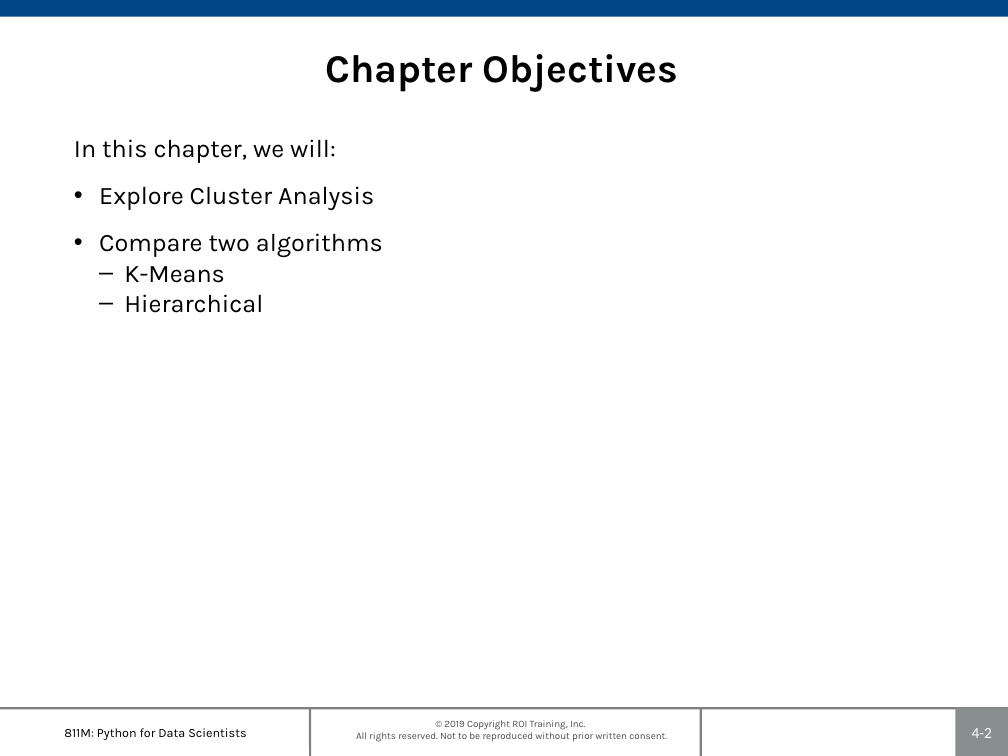
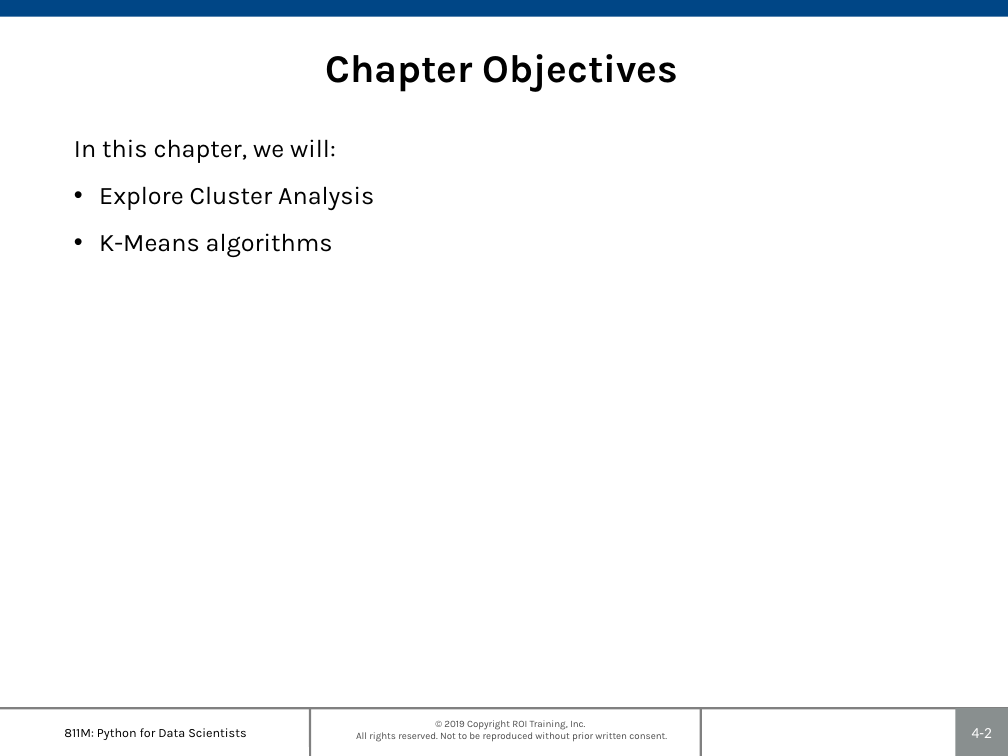
Before and after one commit to roitraining/SparkforDataEngineers, a slide deck: slide 2 of Ch04_ClusterAnalysis.pptx. Drawn at 1008x756 pixels with LibreOffice and Linux fonts; fonts in the diff are those of the drawing; background and template pictures are left out. Boxes give left, top, right and bottom in pixels: in the first picture for what was removed or moved away, otherwise in the second. Text is boxed around its words. In the diff, an @@ line names an element or a change of style, - is before the commit and + after.

```diff
--- a/Ch04_ClusterAnalysis.pptx
+++ b/Ch04_ClusterAnalysis.pptx
@@ text at bbox=[99, 233, 333, 258]: text changed @@
-• Compare two algorithms
-  – K-Means
-  – Hierarchical
+• K-Means algorithms
```
Also in this commit, not shown: 1 other slide changed, 24 other files.
